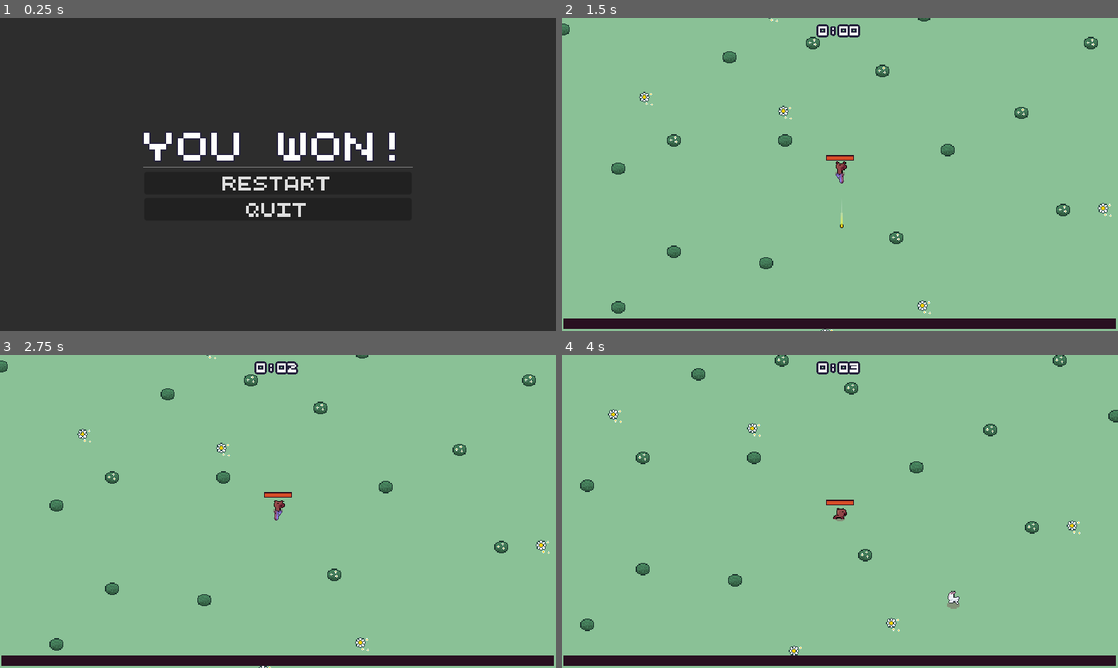
Above: before the commit, frames 1-4 (two rows, left to right).
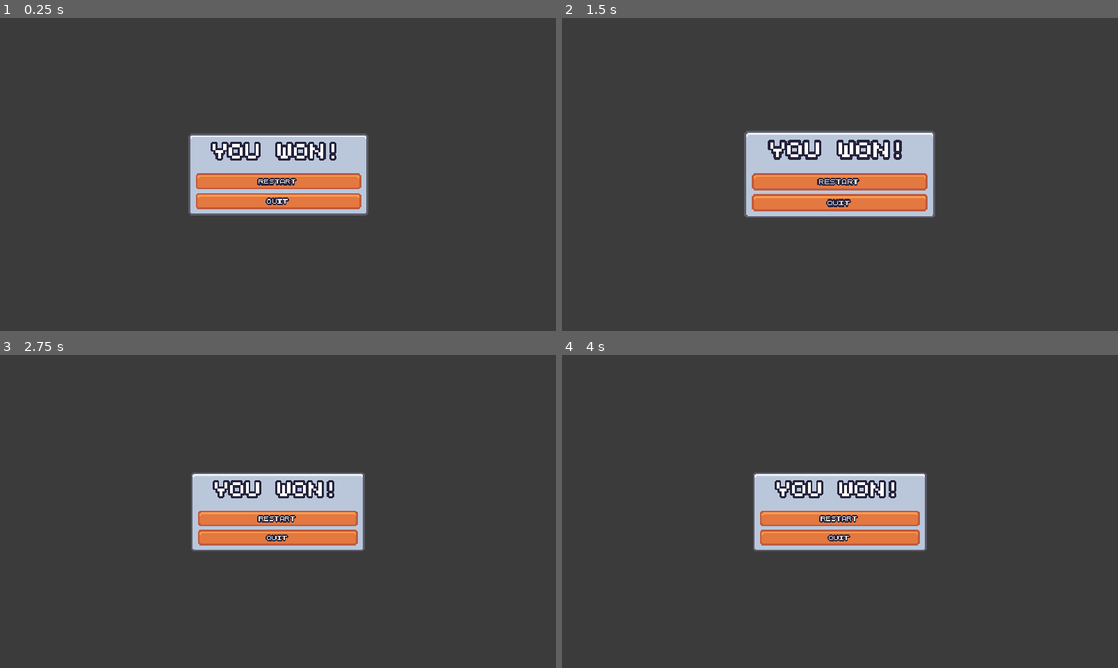
Above: after the commit, the same moments.

Repository: Sundwell/ritka-rampage
Game: Godot game, scene res://scenes/ui/end_screen.tscn
Same seed, same stepped clock (60 frames per second), same inputs: the game is played once before the commit and once after it. This scene is started directly instead of the project's main scene.
Inputs (mouse positions are in pixels of both pictures, inside the frame that each line leads up to):
- Up to frame 1 (0.25 s): no input
- Up to frame 2 (1.5 s): click "Restart" at 0.5 s; click (840, 180) at 1.25 s, where only the run after the commit has a clickable "Restart"
- Up to frame 3 (2.75 s): click (278, 517) at 2 s, where only the run after the commit has a clickable "Restart"
- Up to frame 4 (4 s): tap Enter at 2.75 s; move the mouse to (962, 495) at 2.77 s; press the mouse at (962, 495) at 2.78 s; hold D (move_right) 2.78-3.53 s; move the mouse to (728, 527) at 3.52 s; release the mouse at (728, 527) at 3.53 s; hold S (move_down) from 3.53 s (still down); tap W (move_top) at 3.6 s; click (728, 527) at 3.67 s

The runs differ from the first frame. In frame 1, 11% of the frame differs, in the area x 25-75%, y 36-65%; in frame 2, 100%, in the area x 0-100%, y 0-100%; in frame 3, 100%; in frame 4, 100%.

Commit message:
Updated UI for end screen

Diff:
--- a/resources/theme/theme.tres
+++ b/resources/theme/theme.tres
@@ -1,7 +1,33 @@
-[gd_resource type="Theme" load_steps=9 format=3 uid="uid://c8xvyrfkkn5np"]
+[gd_resource type="Theme" load_steps=13 format=3 uid="uid://c8xvyrfkkn5np"]
 
 [ext_resource type="Texture2D" uid="uid://cu2iwxg4umt64" path="res://assets/ui/ui.png" id="1_l3myt"]
 [ext_resource type="FontFile" uid="uid://52lgutb5irrr" path="res://resources/theme/QuinqueFive.ttf" id="2_w28pi"]
+
+[sub_resource type="StyleBoxEmpty" id="StyleBoxEmpty_pyqle"]
+
+[sub_resource type="StyleBoxTexture" id="StyleBoxTexture_l8dja"]
+texture = ExtResource("1_l3myt")
+texture_margin_left = 4.0
+texture_margin_top = 6.0
+texture_margin_right = 4.0
+texture_margin_bottom = 5.0
+region_rect = Rect2(50, 18, 12, 12)
+
+[sub_resource type="StyleBoxTexture" id="StyleBoxTexture_wrbu1"]
+texture = ExtResource("1_l3myt")
+texture_margin_left = 4.0
+texture_margin_top = 6.0
+texture_margin_right = 4.0
+texture_margin_bottom = 5.0
+region_rect = Rect2(34, 18, 12, 12)
+
+[sub_resource type="StyleBoxTexture" id="StyleBoxTexture_73o4q"]
+texture = ExtResource("1_l3myt")
+texture_margin_left = 4.0
+texture_margin_top = 6.0
+texture_margin_right = 4.0
+texture_margin_bottom = 5.0
+region_rect = Rect2(2, 34, 12, 12)
 
 [sub_resource type="StyleBoxTexture" id="StyleBoxTexture_aqwd6"]
 texture = ExtResource("1_l3myt")
@@ -9,7 +35,7 @@
 texture_margin_top = 6.0
 texture_margin_right = 4.0
 texture_margin_bottom = 3.0
-region_rect = Rect2(0, 0, 16, 16)
+region_rect = Rect2(2, 2, 12, 12)
 
 [sub_resource type="StyleBoxTexture" id="StyleBoxTexture_p5m4h"]
 texture = ExtResource("1_l3myt")
@@ -17,7 +43,7 @@
 texture_margin_top = 6.0
 texture_margin_right = 4.0
 texture_margin_bottom = 3.0
-region_rect = Rect2(32, 0, 16, 16)
+region_rect = Rect2(34, 2, 13, 12)
 
 [sub_resource type="StyleBoxTexture" id="StyleBoxTexture_p0be4"]
 texture = ExtResource("1_l3myt")
@@ -25,7 +51,7 @@
 texture_margin_top = 1.0
 texture_margin_right = 1.0
 texture_margin_bottom = 1.0
-region_rect = Rect2(50, 2, 12, 12)
+region_rect = Rect2(53, 5, 6, 6)
 
 [sub_resource type="StyleBoxTexture" id="StyleBoxTexture_lk8xu"]
 texture = ExtResource("1_l3myt")
@@ -33,7 +59,7 @@
 texture_margin_top = 1.0
 texture_margin_right = 1.0
 texture_margin_bottom = 1.0
-region_rect = Rect2(18, 2, 12, 12)
+region_rect = Rect2(21, 5, 6, 6)
 
 [sub_resource type="StyleBoxTexture" id="StyleBoxTexture_c4q6a"]
 texture = ExtResource("1_l3myt")
@@ -41,7 +67,7 @@
 texture_margin_top = 1.0
 texture_margin_right = 1.0
 texture_margin_bottom = 1.0
-region_rect = Rect2(18, 18, 12, 12)
+region_rect = Rect2(21, 21, 6, 6)
 
 [sub_resource type="StyleBoxTexture" id="StyleBoxTexture_3ho10"]
 texture = ExtResource("1_l3myt")
@@ -49,11 +75,18 @@
 texture_margin_top = 6.0
 texture_margin_right = 4.0
 texture_margin_bottom = 3.0
-region_rect = Rect2(0, 16, 16, 16)
+region_rect = Rect2(2, 18, 12, 12)
 
 [resource]
 default_font = ExtResource("2_w28pi")
 default_font_size = 15
+Button/colors/font_outline_color = Color(0.14902, 0.137255, 0.239216, 1)
+Button/constants/outline_size = 5
+Button/font_sizes/font_size = 5
+Button/styles/focus = SubResource("StyleBoxEmpty_pyqle")
+Button/styles/hover = SubResource("StyleBoxTexture_l8dja")
+Button/styles/normal = SubResource("StyleBoxTexture_wrbu1")
+Button/styles/pressed = SubResource("StyleBoxTexture_73o4q")
 Label/colors/font_outline_color = Color(0.14902, 0.137255, 0.239216, 1)
 Label/constants/outline_size = 5
 Label/font_sizes/font_size = 5
--- a/scenes/game_object/player/player.tscn
+++ b/scenes/game_object/player/player.tscn
@@ -177,7 +177,6 @@
 initial_weapon_scene = ExtResource("5_m3j0x")
 
 [node name="HealthComponent" parent="." instance=ExtResource("2_tfpur")]
-max_health = 100.0
 
 [node name="HealthChangedTextSpawnerComponent" parent="." node_paths=PackedStringArray("health_component") instance=ExtResource("3_utin2")]
 health_component = NodePath("../HealthComponent")
--- a/scenes/main/main.tscn
+++ b/scenes/main/main.tscn
@@ -92,8 +92,6 @@
 [node name="Managers" type="Node" parent="."]
 
 [node name="ArenaTimeManager" parent="Managers" instance=ExtResource("3_dwsl6")]
-end_screen_scene = ExtResource("2_jn3hq")
-arena_duration = 600.0
 
 [node name="EnemyManager" parent="Managers" node_paths=PackedStringArray("difficulty_manager") instance=ExtResource("2_y0yni")]
 difficulty_stages = Array[ExtResource("7_0n4ps")]([SubResource("Resource_olwkn"), SubResource("Resource_achuj"), SubResource("Resource_y4vhx")])
@@ -111,6 +109,7 @@
 [node name="AnvilManager" parent="Managers" instance=ExtResource("20_f3wcp")]
 
 [node name="GameCamera" parent="." instance=ExtResource("2_ipo2b")]
+position = Vector2(-57, -16)
 
 [node name="Entities" type="Node2D" parent="." groups=["entities_layer"]]
 y_sort_enabled = true
--- a/scenes/manager/arena_time_manager.tscn
+++ b/scenes/manager/arena_time_manager.tscn
@@ -1,9 +1,12 @@
-[gd_scene load_steps=2 format=3 uid="uid://hrmwpla6w5kt"]
+[gd_scene load_steps=3 format=3 uid="uid://hrmwpla6w5kt"]
 
 [ext_resource type="Script" path="res://scenes/manager/arena_time_manager.gd" id="1_o74as"]
+[ext_resource type="PackedScene" uid="uid://r1vpw62fcrjw" path="res://scenes/ui/end_screen.tscn" id="2_1l4bv"]
 
 [node name="ArenaTimeManager" type="Node"]
 script = ExtResource("1_o74as")
+end_screen_scene = ExtResource("2_1l4bv")
+arena_duration = 600.0
 
 [node name="Timer" type="Timer" parent="."]
 wait_time = 60.0
--- a/scenes/ui/end_screen.gd
+++ b/scenes/ui/end_screen.gd
@@ -1,8 +1,19 @@
 extends CanvasLayer
+
+@onready var animation_player: AnimationPlayer = $AnimationPlayer
+@onready var panel_container: PanelContainer = $PanelContainer
 
 
 func _ready():
 	get_tree().paused = true
+
+	panel_container.pivot_offset = panel_container.size / 2
+	panel_container.scale = Vector2.ZERO
+
+	var tween = create_tween()
+	tween.tween_property(panel_container, "scale", Vector2.ONE, 0.3) \
+			.set_ease(Tween.EASE_OUT).set_trans(Tween.TRANS_BACK)
+
 	%RestartButton.pressed.connect(on_restart_button_pressed)
 	%QuitButton.pressed.connect(on_quit_button_pressed)
 
@@ -13,7 +24,7 @@
 
 func on_restart_button_pressed():
 	get_tree().paused = false
-	get_tree().change_scene_to_file("res://scenes/main/main.tscn")
+	get_tree().reload_current_scene()
 
 
 func on_quit_button_pressed():
--- a/scenes/ui/end_screen.tscn
+++ b/scenes/ui/end_screen.tscn
@@ -1,10 +1,72 @@
-[gd_scene load_steps=2 format=3 uid="uid://r1vpw62fcrjw"]
+[gd_scene load_steps=6 format=3 uid="uid://r1vpw62fcrjw"]
 
 [ext_resource type="Script" path="res://scenes/ui/end_screen.gd" id="1_6ukal"]
+
+[sub_resource type="Animation" id="Animation_sx5pp"]
+length = 0.001
+tracks/0/type = "value"
+tracks/0/imported = false
+tracks/0/enabled = true
+tracks/0/path = NodePath("ColorRect:modulate")
+tracks/0/interp = 1
+tracks/0/loop_wrap = true
+tracks/0/keys = {
+"times": PackedFloat32Array(0),
+"transitions": PackedFloat32Array(1),
+"update": 0,
+"values": [Color(1, 1, 1, 1)]
+}
+
+[sub_resource type="Animation" id="Animation_ijgn8"]
+resource_name = "in"
+length = 0.2
+step = 0.05
+tracks/0/type = "value"
+tracks/0/imported = false
+tracks/0/enabled = true
+tracks/0/path = NodePath("ColorRect:modulate")
+tracks/0/interp = 2
+tracks/0/loop_wrap = true
+tracks/0/keys = {
+"times": PackedFloat32Array(0, 0.2),
+"transitions": PackedFloat32Array(1, 1),
+"update": 0,
+"values": [Color(1, 1, 1, 0), Color(1, 1, 1, 0.419608)]
+}
+
+[sub_resource type="Animation" id="Animation_ktl2w"]
+resource_name = "out"
+length = 0.2
+step = 0.05
+tracks/0/type = "value"
+tracks/0/imported = false
+tracks/0/enabled = true
+tracks/0/path = NodePath("ColorRect:modulate")
+tracks/0/interp = 2
+tracks/0/loop_wrap = true
+tracks/0/keys = {
+"times": PackedFloat32Array(0, 0.2),
+"transitions": PackedFloat32Array(1, 1),
+"update": 0,
+"values": [Color(1, 1, 1, 0.419608), Color(1, 1, 1, 0)]
+}
+
+[sub_resource type="AnimationLibrary" id="AnimationLibrary_7bqv3"]
+_data = {
+"RESET": SubResource("Animation_sx5pp"),
+"in": SubResource("Animation_ijgn8"),
+"out": SubResource("Animation_ktl2w")
+}
 
 [node name="EndScreen" type="CanvasLayer"]
 process_mode = 3
 script = ExtResource("1_6ukal")
+
+[node name="AnimationPlayer" type="AnimationPlayer" parent="."]
+libraries = {
+"": SubResource("AnimationLibrary_7bqv3")
+}
+autoplay = "in"
 
 [node name="ColorRect" type="ColorRect" parent="."]
 anchors_preset = 15
@@ -12,39 +74,53 @@
 anchor_bottom = 1.0
 grow_horizontal = 2
 grow_vertical = 2
-color = Color(0.115234, 0.115234, 0.115234, 0.670588)
+color = Color(0.133333, 0.137255, 0.137255, 1)
 
-[node name="VBoxContainer" type="VBoxContainer" parent="ColorRect"]
-layout_mode = 1
+[node name="PanelContainer" type="PanelContainer" parent="."]
+custom_minimum_size = Vector2(200, 0)
 anchors_preset = 8
 anchor_left = 0.5
 anchor_top = 0.5
 anchor_right = 0.5
 anchor_bottom = 0.5
-offset_left = -87.0
-offset_top = -40.0
-offset_right = 87.0
-offset_bottom = 40.0
+offset_left = -76.0
+offset_top = -36.0
+offset_right = 76.0
+offset_bottom = 36.0
 grow_horizontal = 2
 grow_vertical = 2
 
-[node name="TitleLabel" type="Label" parent="ColorRect/VBoxContainer"]
+[node name="MarginContainer" type="MarginContainer" parent="PanelContainer"]
+layout_mode = 2
+theme_override_constants/margin_left = 4
+theme_override_constants/margin_top = 4
+theme_override_constants/margin_right = 4
+theme_override_constants/margin_bottom = 4
+
+[node name="VBoxContainer" type="VBoxContainer" parent="PanelContainer/MarginContainer"]
+layout_mode = 2
+theme_override_constants/separation = 16
+
+[node name="TitleLabel" type="Label" parent="PanelContainer/MarginContainer/VBoxContainer"]
 unique_name_in_owner = true
 layout_mode = 2
-theme_override_font_sizes/font_size = 32
+theme_override_constants/outline_size = 9
+theme_override_font_sizes/font_size = 15
 text = "You won!"
 horizontal_alignment = 1
 vertical_alignment = 1
 
-[node name="HSeparator" type="HSeparator" parent="ColorRect/VBoxContainer"]
+[node name="VBoxContainer" type="VBoxContainer" parent="PanelContainer/MarginContainer/VBoxContainer"]
 layout_mode = 2
 
-[node name="RestartButton" type="Button" parent="ColorRect/VBoxContainer"]
+[node name="RestartButton" type="Button" parent="PanelContainer/MarginContainer/VBoxContainer/VBoxContainer"]
 unique_name_in_owner = true
 layout_mode = 2
+mouse_default_cursor_shape = 2
 text = "Restart"
 
-[node name="QuitButton" type="Button" parent="ColorRect/VBoxContainer"]
+[node name="QuitButton" type="Button" parent="PanelContainer/MarginContainer/VBoxContainer/VBoxContainer"]
 unique_name_in_owner = true
 layout_mode = 2
+mouse_default_cursor_shape = 2
 text = "Quit"
Binary file changed: assets/ui/ui.png
